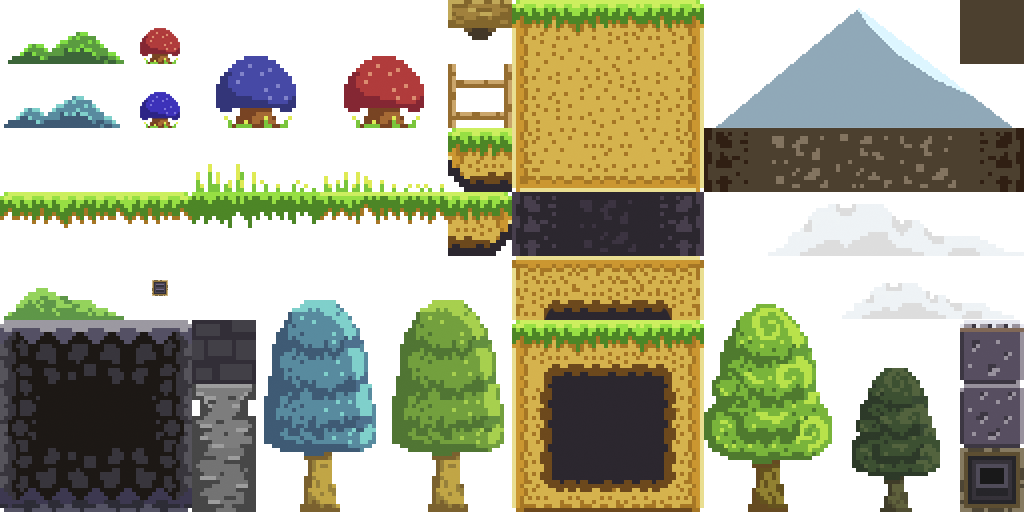
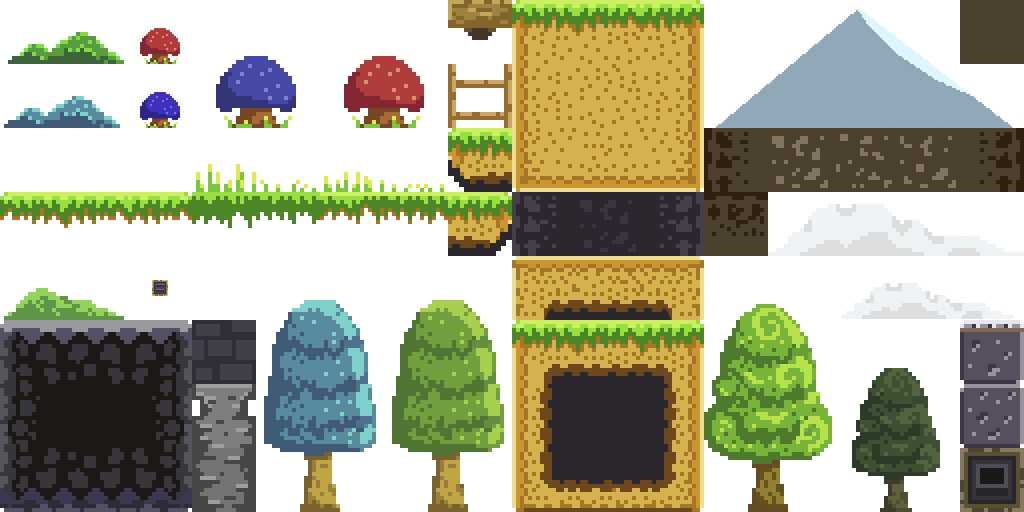
Revision of a layered 1024px x 512px image; what changed, layer by layer:
added layer "Camada 6 copiar" above "Camada 6" over [704, 192, 768, 256]
